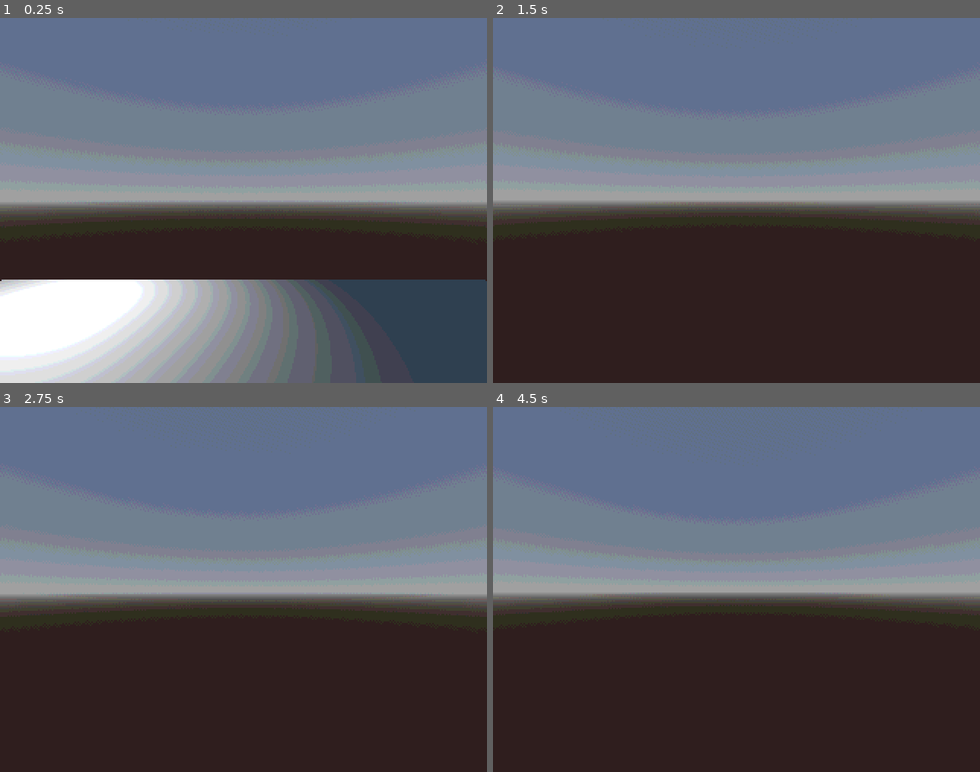
Above: before the commit, frames 1-4 (two rows, left to right).
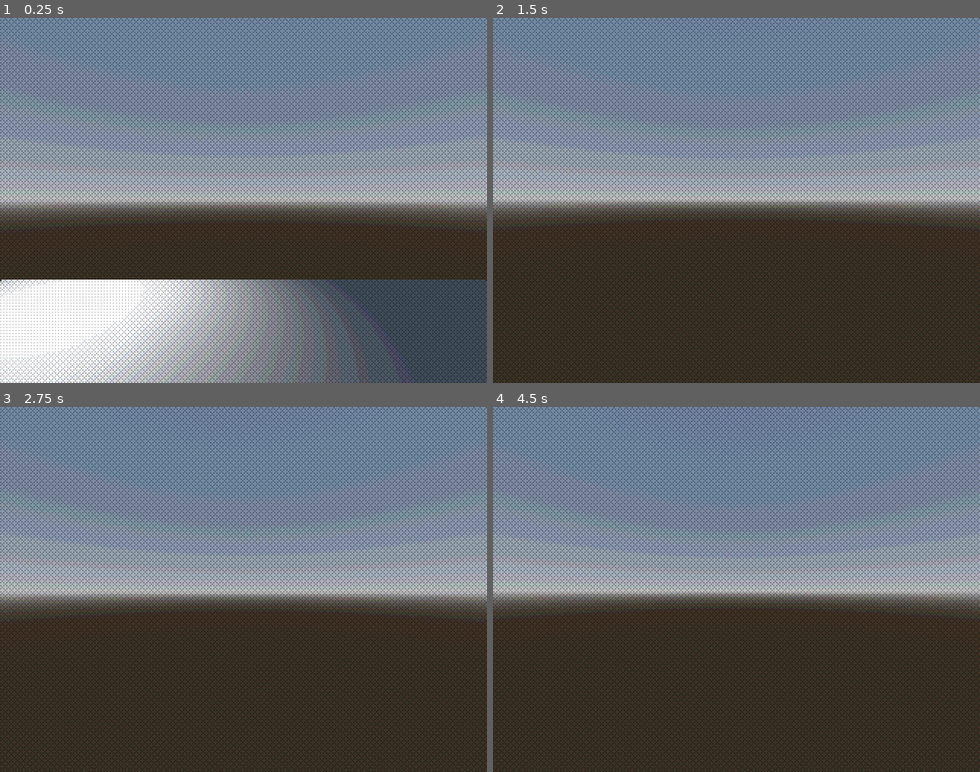
Above: after the commit, the same moments.

Repository: skibbl-dev/Horror-Renegades
Game: Godot game, scene res://scenes/main_scene.tscn
The game is run twice, just before and just after one commit, with the same random seed, the same clock (stepped at 60 frames per second) and the same inputs.
Inputs (mouse positions are in pixels of both pictures, inside the frame that each line leads up to):
- Up to frame 1 (0.25 s): no input
- Up to frame 2 (1.5 s): move the mouse to (760, 200) at 0.52 s; hold W (forward) from 0.53 s (still down); tap E (interact) at 0.6 s; tap Space (jump) at 0.77 s; move the mouse to (712, 200) at 1.27 s; tap Shift (sprint) at 1.35 s
- Up to frame 3 (2.75 s): keep holding W (forward); tap Space (jump) at 1.52 s; tap Enter at 2 s; move the mouse to (253, 582) at 2.02 s; tap E (interact) at 2.1 s
- Up to frame 4 (4.5 s): keep holding W (forward); tap Space (jump) at 2.75, 3.02, 3.77, 4.25 s; move the mouse to (731, 596) at 2.77 s; tap Shift (sprint) at 2.85, 4.35 s; tap Enter at 3.5 s; move the mouse to (775, 593) at 3.52 s; tap E (interact) at 3.6 s; move the mouse to (697, 585) at 4.27 s

The runs differ from the first frame. In frame 1, 44% of the frame differs, in the area x 0-100%, y 0-100%; in frame 2, 32%; in frame 3, 32%; in frame 4, 31%.

Commit message:
dithering

Diff:
--- a/assets/shaders/ColorQuantization.gdshader
+++ b/assets/shaders/ColorQuantization.gdshader
@@ -1,27 +1,83 @@
 shader_type spatial;
-render_mode unshaded, cull_disabled;
 
-global uniform float color_depth;
-uniform sampler2D screen_texture: hint_screen_texture, filter_nearest;
+render_mode cull_disabled, unshaded;
+uniform sampler2D depth_texture : source_color, hint_depth_texture;
+uniform sampler2D screen_texture : source_color, hint_screen_texture, repeat_disable, filter_nearest;
 
-uniform float dither_amount: hint_range(0.0, 1.0, 0.01) = 0.5;
+uniform bool enable_fog = true;
+uniform vec3 fog_color : source_color;
+uniform vec3 noise_color : source_color;
+uniform float fog_distance : hint_range(1, 6000) = 100;
+uniform float fog_fade_range : hint_range(1, 6000) = 50;
+uniform bool enable_noise = true;
+uniform float noise_time_fac : hint_range(0.1, 10) = 4;
+uniform bool enable_color_limitation = true;
+uniform int color_levels : hint_range(2, 256) = 32;
+uniform bool enable_dithering = true;
+uniform float dither_strength : hint_range(0.0, 1.0) = 0.3;
 
-const mat4 bayer_matrix = (1.0 / 16.0) * mat4(
-	vec4(0.0, 8.0, 2.0, 10.0),
-	vec4(12.0, 4.0, 14.0, 6.0),
-	vec4(3.0, 11.0, 1.0, 9.0),
-	vec4(15.0, 7.0, 13.0, 9.0)
-) - 0.5;
+float hashOld12(vec2 p){
+	return fract(sin(dot(p, vec2(12.9898, 78.233))) * 43758.5453 + (sin((TIME)) / noise_time_fac)) ;
+}
+
+vec3 color_mix(vec3 a, vec3 b, float f ){
+	f = clamp(abs(f), 0,1);
+	float invf = 1.0 - f;
+	return (a*f) + (b*invf);
+}
+
+vec3 quantize_color(vec3 color, int levels) {
+    float quantizer = float(levels - 1);
+    return floor(color * quantizer + 0.5) / quantizer;
+}
+
+float dither(vec2 position, float brightness) {
+    int x = int(mod(position.x, 4.0));
+    int y = int(mod(position.y, 4.0));
+    int index = x + y * 4;
+    float dithering[16] = float[](
+		-4.0, 0.0, -3.0, 1.0,
+		2.0, -2.0, 3.0, -1.0,
+		-3.0, 1.0, -4.0, 0.0,
+		3.0, -1.0, 2.0, -2.0
+    );
+    float threshold = dithering[index];
+    return brightness < threshold ? 0.0 : 1.0;
+}
 
 void vertex() {
-	POSITION = vec4(VERTEX.xy, 0.01, 0.01);
+  POSITION = vec4(VERTEX.xy, 1.0, 1.0);
 }
 
-void fragment() {
-	vec2 uv = SCREEN_UV;
-	ivec2 int_uv = ivec2(int(uv.x), int(uv.y));
-	vec3 color = texture(screen_texture, uv).rgb;
-	vec3 dithered_color = color + bayer_matrix[int_uv.x % 4][int_uv.y % 4] / color_depth * dither_amount;
-	vec3 quantized_color = round(dithered_color * color_depth) / color_depth;
-	ALBEDO = quantized_color;
+void fragment(){
+	vec3 screen_color = texture(screen_texture, SCREEN_UV).rgb;
+	vec2 screen_coords = SCREEN_UV * 2.0 - 1.0;
+	float depth = texture(depth_texture, SCREEN_UV).x;
+	vec3 ndc = vec3(screen_coords, depth);
+
+	vec4 view = INV_PROJECTION_MATRIX * vec4(ndc, 1.0);
+	view.xyz /= view.w;
+
+	float linear_depth = -view.z;
+
+	float depth_mask_inv = clamp((linear_depth - (fog_distance - fog_fade_range)) / fog_fade_range, 0.0, 1.0);
+
+	vec3 final_color = screen_color;
+
+	if (enable_noise){
+		vec3 twocolornoise = color_mix(fog_color, noise_color, hashOld12(screen_coords));
+		final_color = color_mix(twocolornoise, final_color, depth_mask_inv);
+	}
+	if (enable_fog){
+		final_color = color_mix(fog_color, final_color, depth_mask_inv);
+	}
+	if (enable_color_limitation){
+		final_color = quantize_color(final_color, color_levels);
+	}
+	if (enable_dithering){
+		float brightness = dot(final_color, vec3(0.3, 0.59, 0.11));
+		brightness += dither_strength * (dither(FRAGCOORD.xy, brightness) - 0.5);
+		final_color *= (1.0 + dither_strength * (dither(FRAGCOORD.xy, brightness) - 0.5));
+	}
+	ALBEDO = final_color;
 }
--- a/assets/shaders/color_quantization.tscn
+++ b/assets/shaders/color_quantization.tscn
@@ -5,10 +5,21 @@
 [sub_resource type="ShaderMaterial" id="ShaderMaterial_5uao1"]
 render_priority = 0
 shader = ExtResource("1_x3lwe")
-shader_parameter/dither_amount = 0.61999998614176
+shader_parameter/enable_fog = true
+shader_parameter/fog_color = Color(0, 0, 0.16862746, 1)
+shader_parameter/noise_color = Color(1, 1, 1, 1)
+shader_parameter/fog_distance = 4.000000142499999
+shader_parameter/fog_fade_range = 3.000000095
+shader_parameter/enable_noise = false
+shader_parameter/noise_time_fac = 4.0
+shader_parameter/enable_color_limitation = true
+shader_parameter/color_levels = 24
+shader_parameter/enable_dithering = true
+shader_parameter/dither_strength = 0.3
 
 [sub_resource type="QuadMesh" id="QuadMesh_hej43"]
 material = SubResource("ShaderMaterial_5uao1")
+size = Vector2(2, 2)
 
 [node name="ColorQuantization" type="MeshInstance3D" unique_id=1270535435]
 extra_cull_margin = 16384.0
--- a/project.godot
+++ b/project.godot
@@ -87,5 +87,5 @@
 
 color_depth={
 "type": "float",
-"value": 16.0
+"value": 12.0
 }
